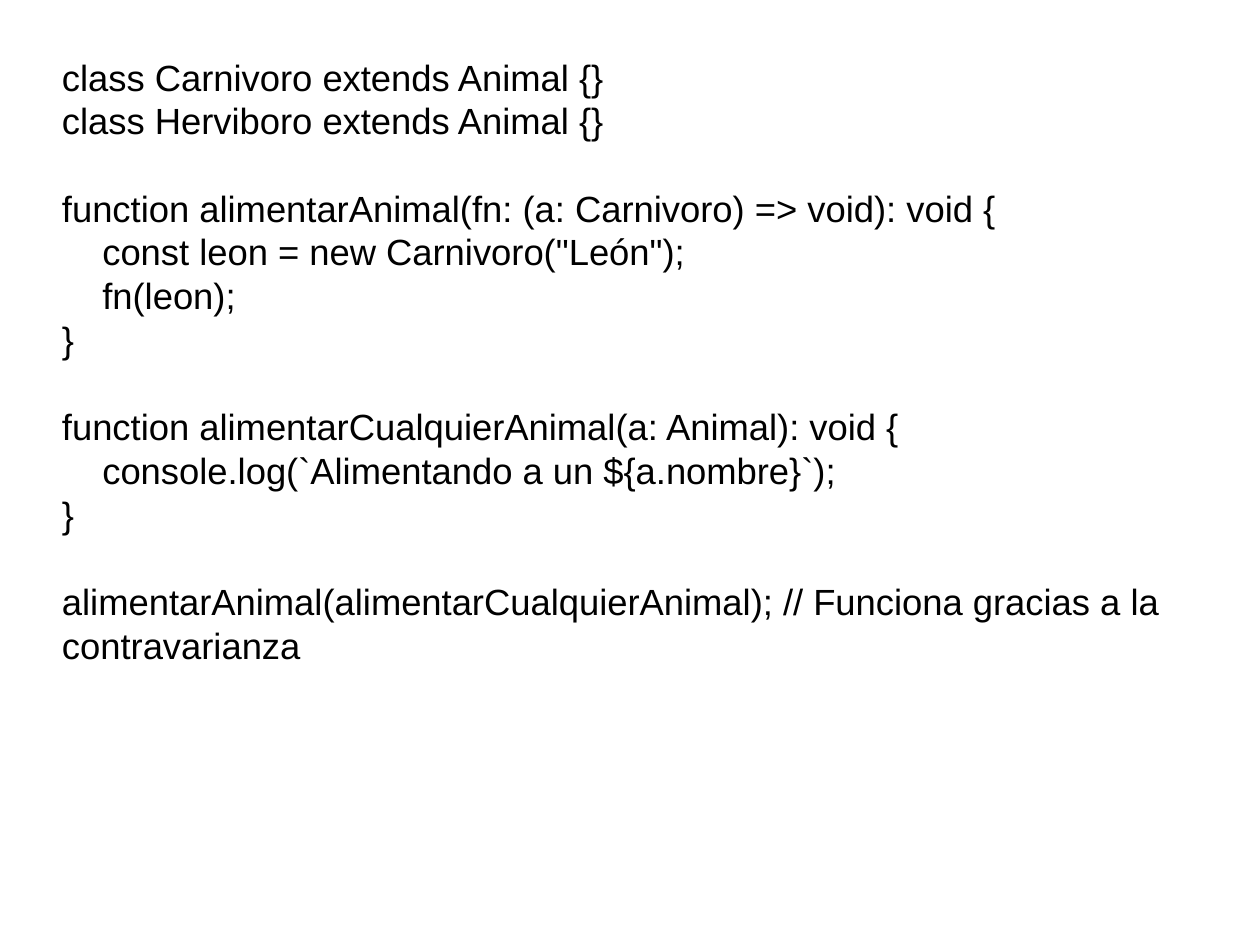
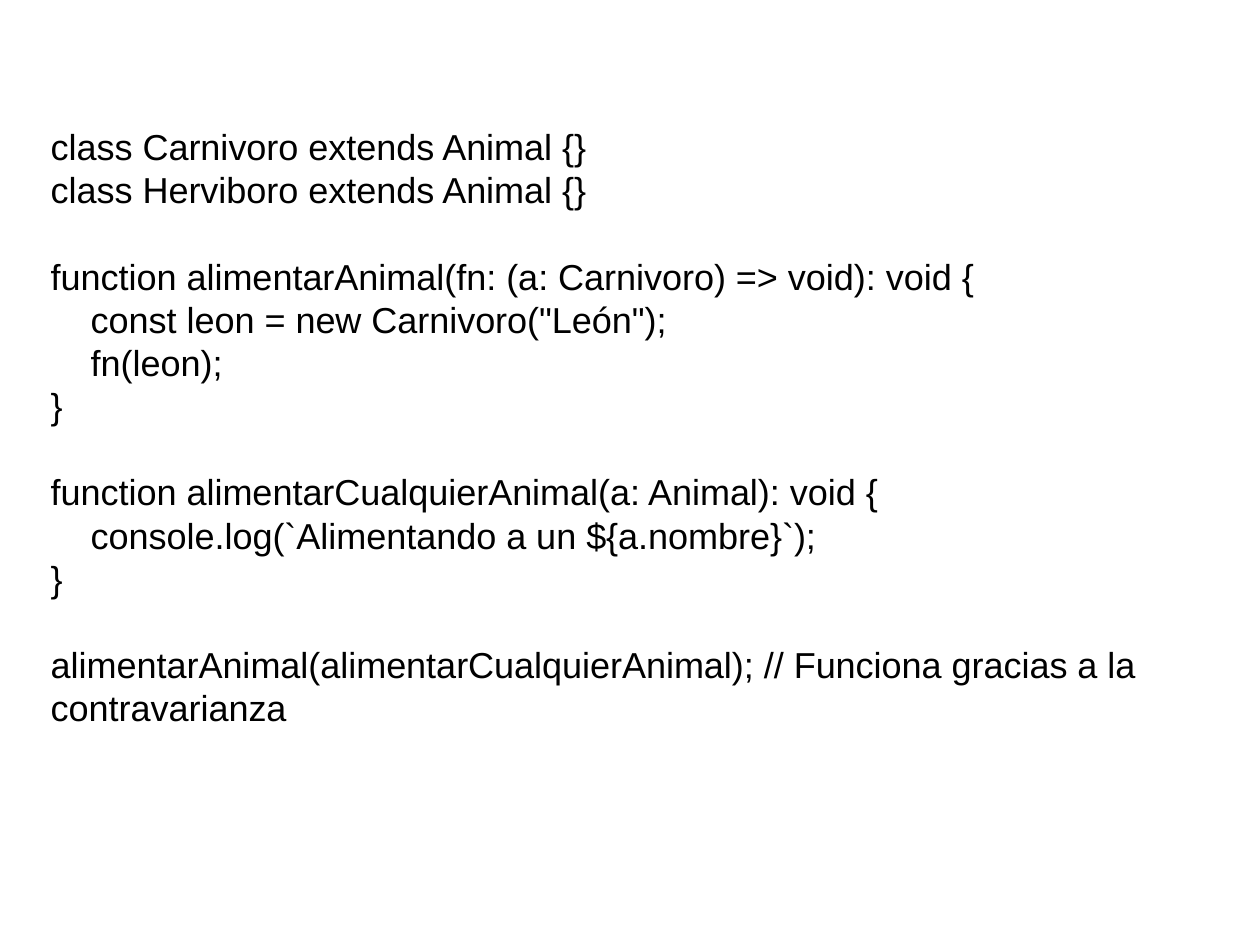
Before and after one commit to emanuelpeg/paradigmaUAP2024, a slide deck: slide 15 of funcional/clase3.pptx. Drawn at 1260x945 pixels with LibreOffice and Linux fonts; fonts in the diff are those of the drawing; background and template pictures are left out. Boxes give left, top, right and bottom in pixels: in the first picture for what was removed or moved away, otherwise in the second. Text is boxed around its words. In the diff, an @@ line names an element or a change of style, - is before the commit and + after.

```diff
--- a/funcional/clase3.pptx
+++ b/funcional/clase3.pptx
@@ text "class Carnivoro extends Animal {}": place and size @@
-text "class Carnivoro extends Animal {}" at [62, 64, 1159, 660]
+text "class Carnivoro extends Animal {}" at [51, 134, 1135, 722]
@@ text "class Carnivoro extends Animal {}" at [51, 134, 1135, 722]: size 20.8 to 20.5 pt @@
```
Also in this commit, not shown: 2 other slides changed, 11 slides added, 10 other files.
